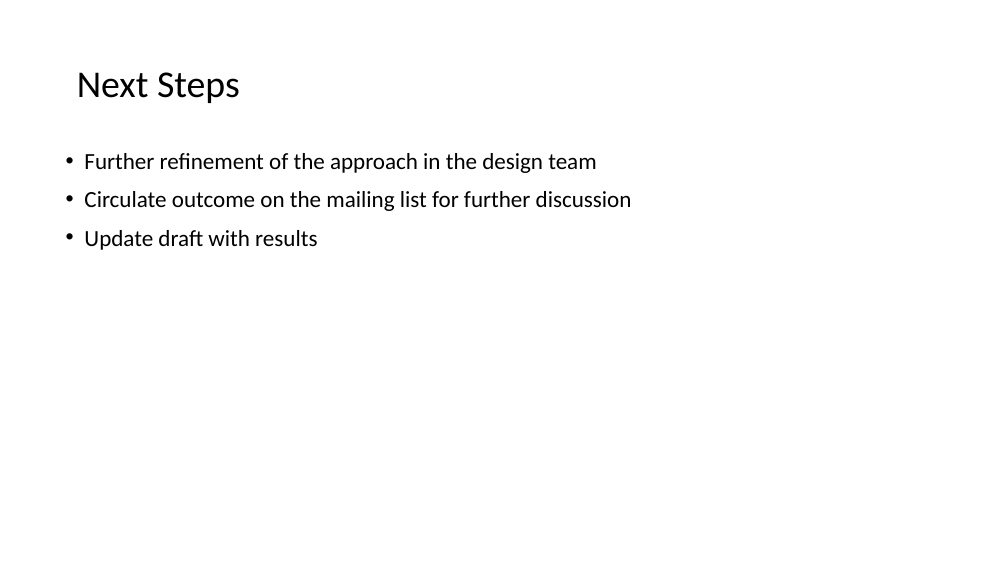
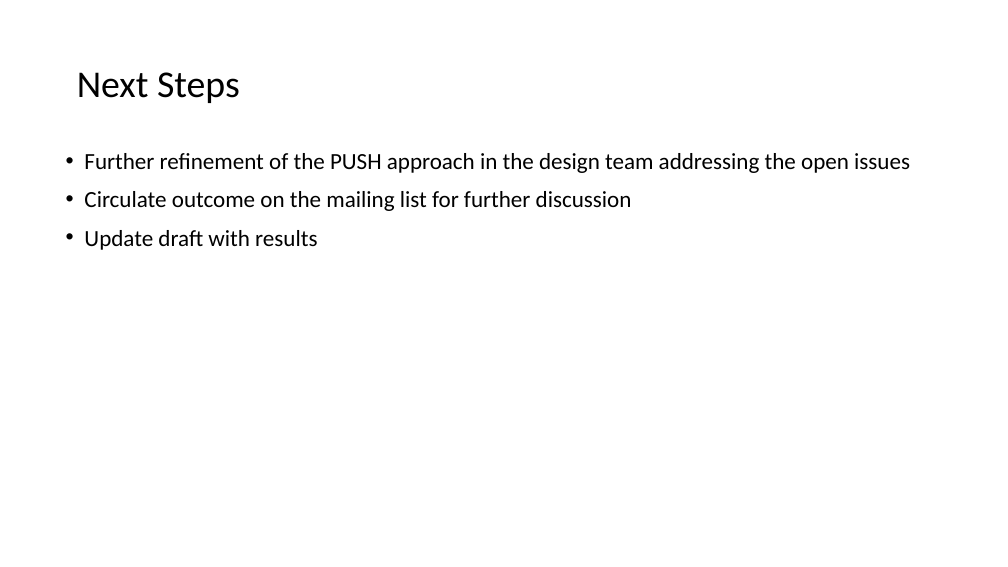
Before and after one commit to anima-wg/anima-brski-ae, a slide deck: slide 9 of slides/slides-109-BRSKI-AE-fries.pptx (slide 8 before the commit). Drawn at 1008x567 pixels with LibreOffice and Linux fonts; fonts in the diff are those of the drawing. Boxes give left, top, right and bottom in pixels: in the first picture for what was removed or moved away, otherwise in the second. Text is boxed around its words. In the diff, an @@ line names an element or a change of style, - is before the commit and + after.

Commit message:
Slides for IETF 109 (short version for inclusion into slides for Design Team Update, longer version for info and discussion)

```diff
--- a/slides/slides-109-BRSKI-AE-fries.pptx
+++ b/slides/slides-109-BRSKI-AE-fries.pptx
@@ text at (x1=84, y1=153, x2=910, y2=173): text changed @@
-• Further refinement of the approach in the design team
+• Further refinement of the PUSH approach in the design team addressing the open issues
```
Also in this commit, not shown: 6 other slides changed, 1 slide added, 1 other file.
